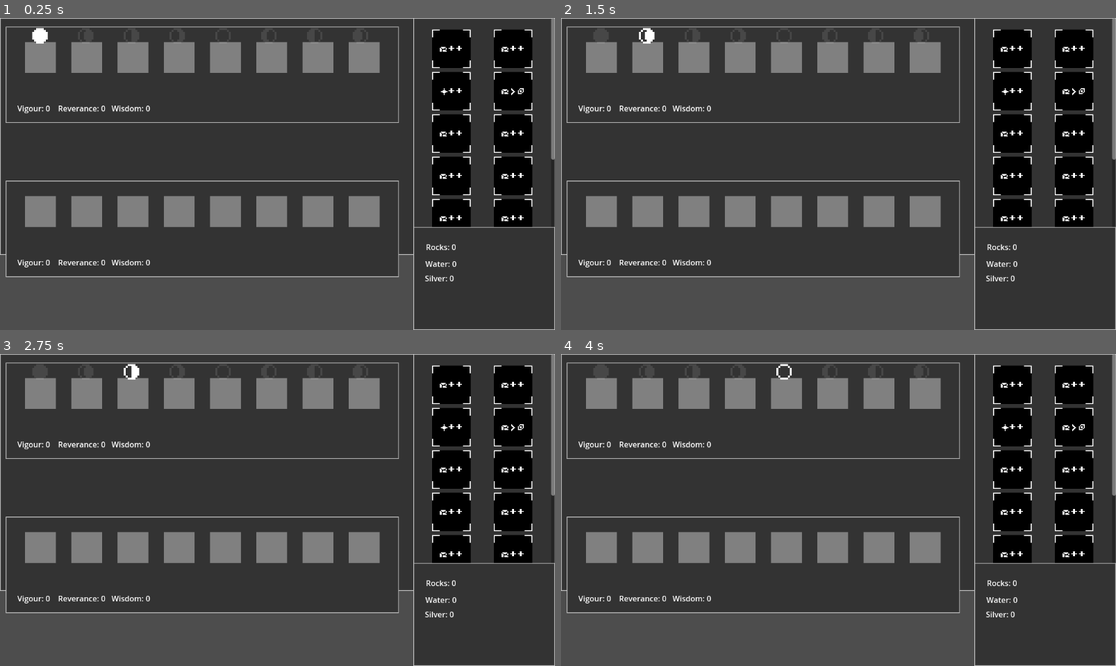
Above: before the commit, frames 1-4 (two rows, left to right).
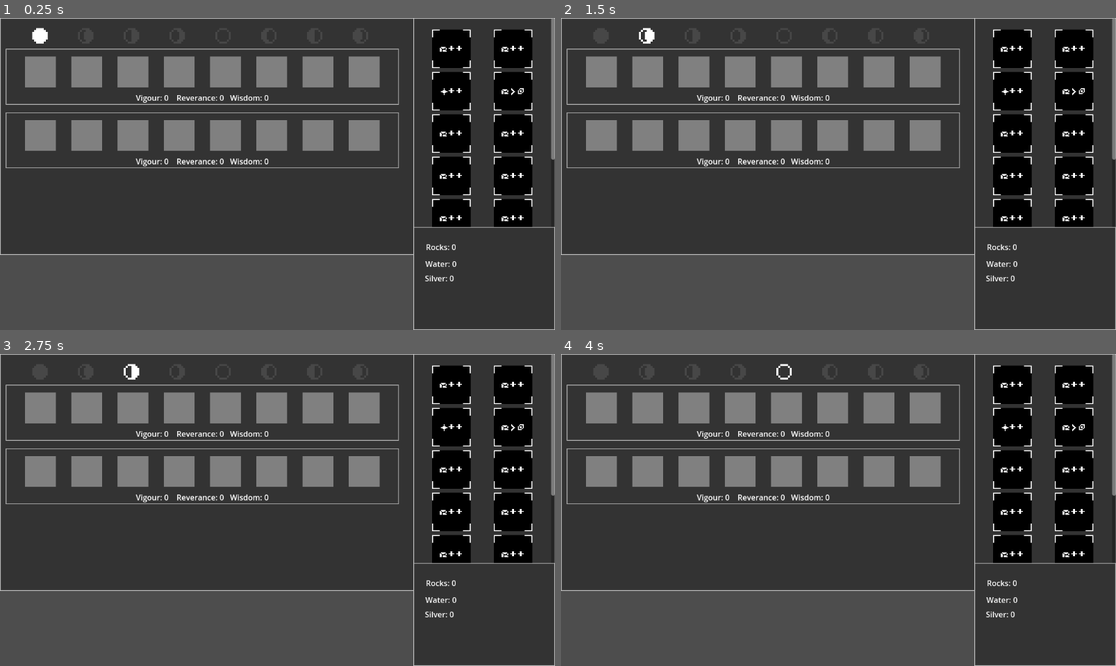
Above: after the commit, the same moments.

Repository: BoscoPubVoi/IdleSpel
Game: Godot game, scene res://main.tscn
The game is run twice, just before and just after one commit, with the same random seed, the same clock (stepped at 60 frames per second) and the same inputs.
Inputs:
- Up to frame 1 (0.25 s): no input
- Up to frame 2 (1.5 s): tap Enter at 0.5 s; tap Space at 1.25 s
- Up to frame 3 (2.75 s): no input
- Up to frame 4 (4 s): tap Enter at 2.75 s; tap Space at 3.5 s

The runs differ from the first frame. In frame 1, 20% of the frame differs, in the area x 1-72%, y 2-84%; in frame 2, 20%; in frame 3, 20%; in frame 4, 20%.

Commit message:
merge + fix spacing of characters

Diff:
--- a/UIElements/ActionIndent.gd
+++ b/UIElements/ActionIndent.gd
@@ -10,8 +10,11 @@
 func _ready():
 	pass
 
+
+
 func _get_drag_data(at_position):
 	if current_data != null:
+		print(current_data)
 		var data = current_data
 		data["origin_node"] = self
 		var drag_texture = TextureRect.new()
@@ -24,6 +27,7 @@
 		drag_texture.position = -0.5 * (drag_texture.size)
 		data["texture"] = drag_texture
 		set_drag_preview(control)
+
 		return data
 
 func _can_drop_data(at_position, data):
@@ -35,11 +39,9 @@
 	return true
 
 func _drop_data(at_position, data):
-#	data["target_slot"] = null
 	var origin_slot = data["origin_node"]
 	var origin_origin = data["original_original"]
 	if data["target_slot"] == null:
-		print("asdausadua")
 		put_in_slot(data)
 
 		#empty the old one
@@ -55,11 +57,11 @@
 		if origin_slot is ActionIcon:
 			origin_slot.make_used(true)
 			put_in_slot(data)
-			#enable the one that was replaced in the actionicons TODO
 			get_tree().get_first_node_in_group("ActionsPanel").reset_action(data["target_slot"]["original_original"])
 		else:
 			#not empty and your trying to replace it
 			var tempdata = data
+#			print(data["target_slot"])
 			origin_slot.put_in_slot(data["target_slot"])
 			put_in_slot(tempdata)
 
@@ -69,24 +71,24 @@
 	var par = get_parent()
 	while par != null && !par.is_in_group("ActorPanel"):
 		par = par.get_parent()
-	Game.characters[par.characterID].actions[slot] = data["action"]
+	Game.characters[par.characterID].actions[slot] = current_data["action"]
 
 
 	var fullCycleResult = FullCycleResultEvaluator.evaluate(Game)
 
-	textureRect.texture = data["texture"].texture
+	textureRect.texture = current_data["texture"].texture
 	textureRect.show()
-	tooltip_text = data["tooltip"]
+	tooltip_text = current_data["tooltip"]
 
 
 func _get_index():
 	return get_parent().get_children().find(self)
 
 func empty_slot():
-	print("emptying")
 	current_data = null
 	var slot = _get_index()
 	Game.characters[0].actions[slot] = null
-	textureRect.texture = null
+#	textureRect.texture = null
 	textureRect.hide()
 	tooltip_text = ""
+	pass
--- a/actor_panel.gd
+++ b/actor_panel.gd
@@ -5,8 +5,3 @@
 # Called when the node enters the scene tree for the first time.
 func _ready():
 	pass # Replace with function body.
-
-
-# Called every frame. 'delta' is the elapsed time since the previous frame.
-func _process(delta):
-	pass
--- a/actor_panel.tscn
+++ b/actor_panel.tscn
@@ -1,10 +1,11 @@
-[gd_scene load_steps=3 format=3 uid="uid://bmcv62jx8oil1"]
+[gd_scene load_steps=3 format=3 uid="uid://bexv0ou3bq3sw"]
 
 [ext_resource type="Script" path="res://actor_panel.gd" id="1_0eeyd"]
 [ext_resource type="PackedScene" uid="uid://ddwdk74737glc" path="res://UIElements/action_indent.tscn" id="1_i1gly"]
 
 [node name="ActorPanel" type="Panel" groups=["ActorPanel"]]
-custom_minimum_size = Vector2(0, 200)
+custom_minimum_size = Vector2(0, 116)
+offset_bottom = 124.0
 script = ExtResource("1_0eeyd")
 
 [node name="Margin" type="MarginContainer" parent="."]
@@ -12,10 +13,13 @@
 anchors_preset = 15
 anchor_right = 1.0
 anchor_bottom = 1.0
+offset_left = -400.0
+offset_right = 400.0
+offset_bottom = -36.0
 grow_horizontal = 2
 grow_vertical = 2
 theme_override_constants/margin_left = 32
-theme_override_constants/margin_top = 32
+theme_override_constants/margin_top = 84
 theme_override_constants/margin_right = 32
 theme_override_constants/margin_bottom = 32
 
@@ -59,12 +63,14 @@
 
 [node name="WorshiperStats" type="Label" parent="."]
 layout_mode = 1
-anchors_preset = 2
+anchors_preset = 7
+anchor_left = 0.5
 anchor_top = 1.0
+anchor_right = 0.5
 anchor_bottom = 1.0
-offset_left = 24.0
-offset_top = -42.0
-offset_right = 300.0
-offset_bottom = -16.0
+offset_left = -138.0
+offset_top = -26.0
+offset_right = 138.0
+grow_horizontal = 2
 grow_vertical = 0
 text = "Vigour: 0    Reverance: 0   Wisdom: 0"
--- a/main.tscn
+++ b/main.tscn
@@ -132,6 +132,7 @@
 
 [node name="VBoxContainer" type="VBoxContainer" parent="AllActorsPanel/MarginContainer"]
 layout_mode = 2
+theme_override_constants/separation = 16
 
 [node name="ActorPanel" parent="AllActorsPanel/MarginContainer/VBoxContainer" instance=ExtResource("2_jsf26")]
 layout_mode = 2
@@ -139,6 +140,9 @@
 [node name="ActorPanel2" parent="AllActorsPanel/MarginContainer/VBoxContainer" instance=ExtResource("2_jsf26")]
 layout_mode = 2
 characterID = 1
+
+[node name="ScrollContainer" type="ScrollContainer" parent="AllActorsPanel/MarginContainer"]
+layout_mode = 2
 
 [node name="MoonCycleContainer" type="HBoxContainer" parent="AllActorsPanel"]
 layout_mode = 0
Not shown: 1 places in main.tscn that only renumber resources
